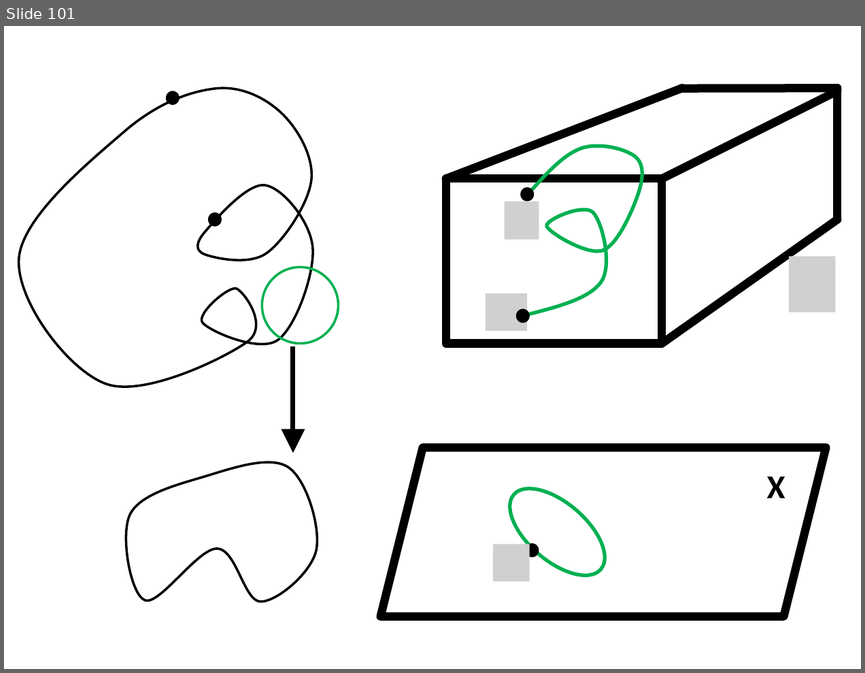
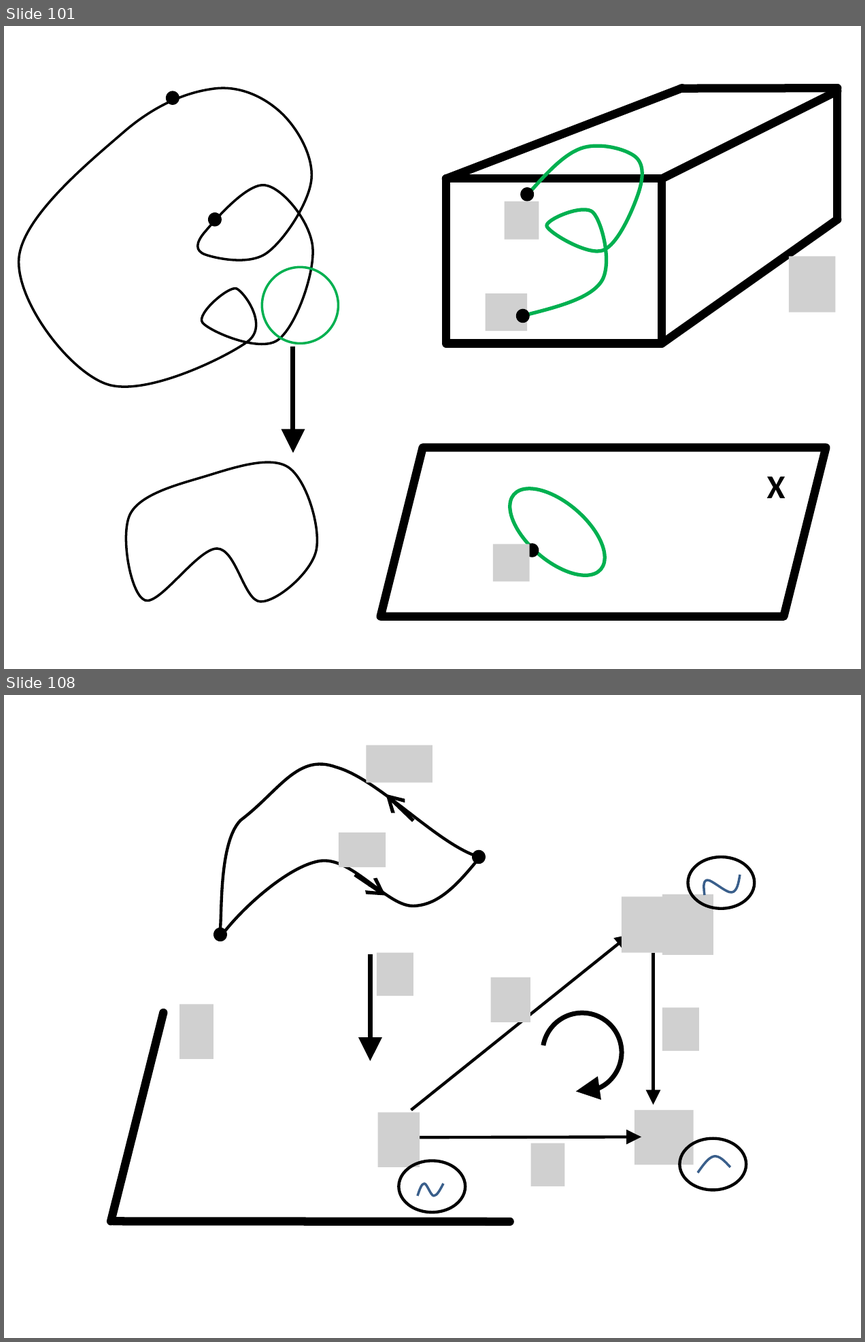
Before and after one commit to lutteropp/GeoTopo, a slide deck: images/Bilder.pptx. Shown one above the other, each under a label of ours: slide 101 before the commit, slides 101 and 108 after it; the slides between them are not shown. The pictures are 865x673 and 865x1342 pixels, drawn with LibreOffice and Linux fonts; fonts in the diff are those of the drawing; grey boxes stand for pictures. Boxes give left, top, right and bottom in pixels: in the first picture for what was removed or moved away, otherwise in the second. Text is boxed around its words. In the diff, an @@ line names an element or a change of style, - is before the commit and + after.

```diff
--- a/images/Bilder.pptx
+++ b/images/Bilder.pptx
@@ slide 108 added at (x1=4, y1=695, x2=861, y2=1338), background #FFFFFF @@
@@ picture added at (x1=366, y1=745, x2=432, y2=783) @@
@@ freeform shape added at (x1=219, y1=764, x2=479, y2=935), outline #000000 2.5 pt @@
@@ arrow added from (413, 821) to (386, 794), #000000 3 pt @@
@@ picture added at (x1=338, y1=833, x2=385, y2=867) @@
@@ freeform shape added at (x1=220, y1=857, x2=479, y2=938), outline #000000 2.5 pt @@
@@ ellipse added at (x1=472, y1=850, x2=485, y2=864), fill #000000 @@
@@ ellipse added at (x1=687, y1=857, x2=755, y2=909), outline #000000 2.5 pt @@
@@ arrow added from (354, 875) to (385, 896), #000000 3 pt @@
@@ freeform shape added at (x1=704, y1=875, x2=740, y2=896), outline #3A5F8C 2 pt @@
@@ picture added at (x1=621, y1=896, x2=684, y2=952) @@
@@ picture added at (x1=662, y1=895, x2=713, y2=955) @@
@@ ellipse added at (x1=213, y1=927, x2=227, y2=941), fill #000000 @@
@@ arrow added from (411, 1110) to (630, 934), #000000 2.5 pt @@
@@ arrow added from (370, 955) to (370, 1061), #000000 4 pt @@
@@ picture added at (x1=377, y1=953, x2=413, y2=996) @@
@@ arrow added from (653, 953) to (653, 1104), #000000 2.5 pt @@
@@ picture added at (x1=491, y1=977, x2=530, y2=1021) @@
@@ line added from (163, 1013) to (111, 1221), #000000 7 pt @@
@@ picture added at (x1=179, y1=1004, x2=214, y2=1059) @@
@@ arc (boxed as its full ellipse) added at (x1=537, y1=1007, x2=628, y2=1098), outline #000000 4 pt @@
@@ picture added at (x1=662, y1=1008, x2=699, y2=1051) @@
@@ picture added at (x1=377, y1=1113, x2=419, y2=1167) @@
@@ picture added at (x1=634, y1=1110, x2=694, y2=1164) @@
@@ arrow added from (411, 1137) to (641, 1136), #000000 2.5 pt @@
@@ picture added at (x1=531, y1=1143, x2=565, y2=1186) @@
@@ ellipse added at (x1=679, y1=1138, x2=746, y2=1189), outline #000000 2.5 pt @@
@@ ellipse added at (x1=399, y1=1160, x2=466, y2=1212), outline #000000 2.5 pt @@
@@ freeform shape added at (x1=698, y1=1156, x2=730, y2=1172), outline #3A5F8C 2 pt @@
@@ freeform shape added at (x1=418, y1=1183, x2=443, y2=1195), outline #3A5F8C 2 pt @@
@@ line added from (113, 1221) to (509, 1221), #000000 7 pt @@
```
Also in this commit, not shown: 11 other slides added, 13 other files.
